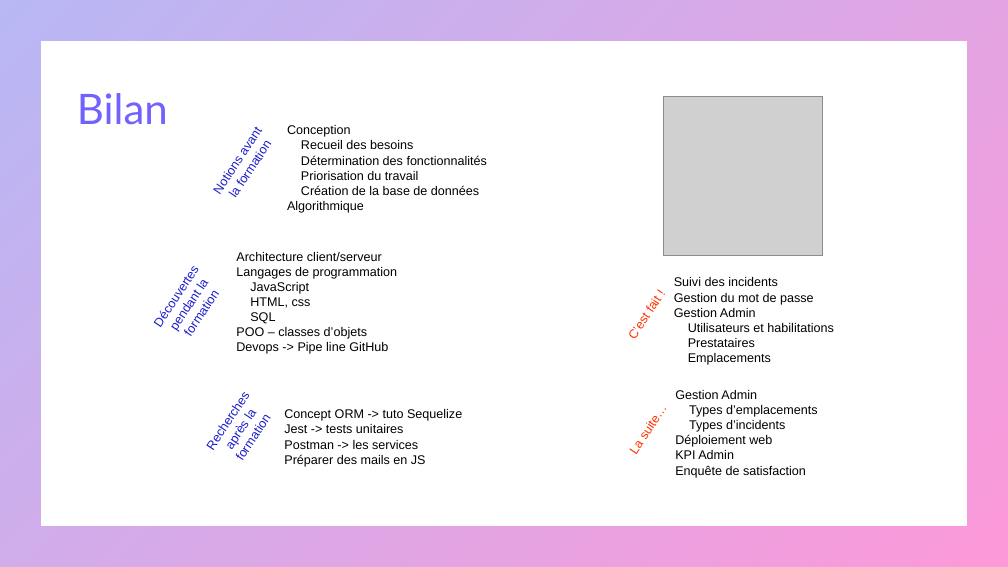
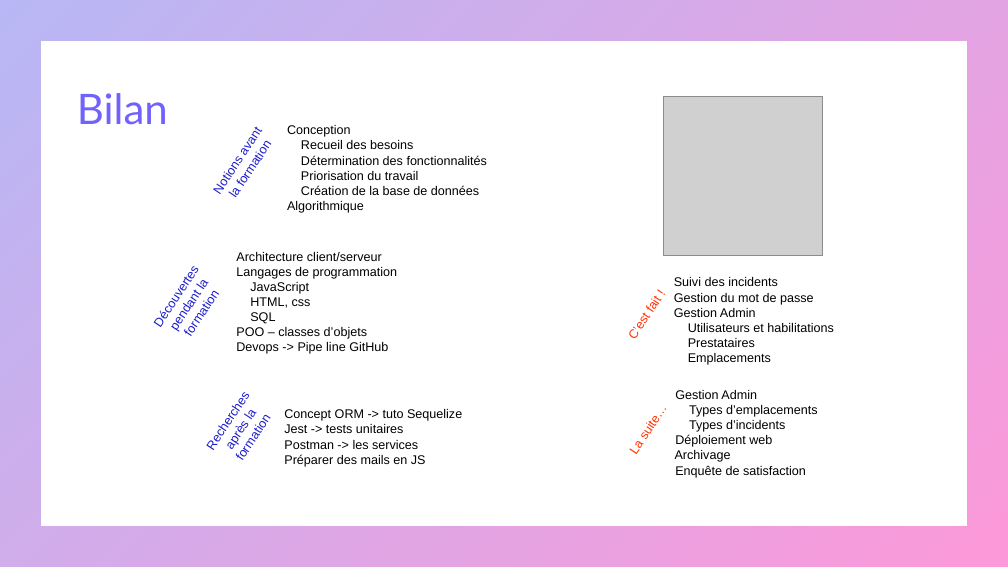
Before and after one commit to mapette/sos_immo_backend, a slide deck: slide 21 of doc/présentation V3.pptx. Drawn at 1008x567 pixels with LibreOffice and Linux fonts; fonts in the diff are those of the drawing; grey boxes stand for pictures. Boxes give left, top, right and bottom in pixels: in the first picture for what was removed or moved away, otherwise in the second. Text is boxed around its words. In the diff, an @@ line names an element or a change of style, - is before the commit and + after.

```diff
--- a/doc/présentation V3.pptx
+++ b/doc/présentation V3.pptx
@@ text at (x1=675, y1=450, x2=731, y2=462): text changed @@
-KPI Admin
+Archivage
```
Also in this commit, not shown: 5 other slides changed, 4 other files.
